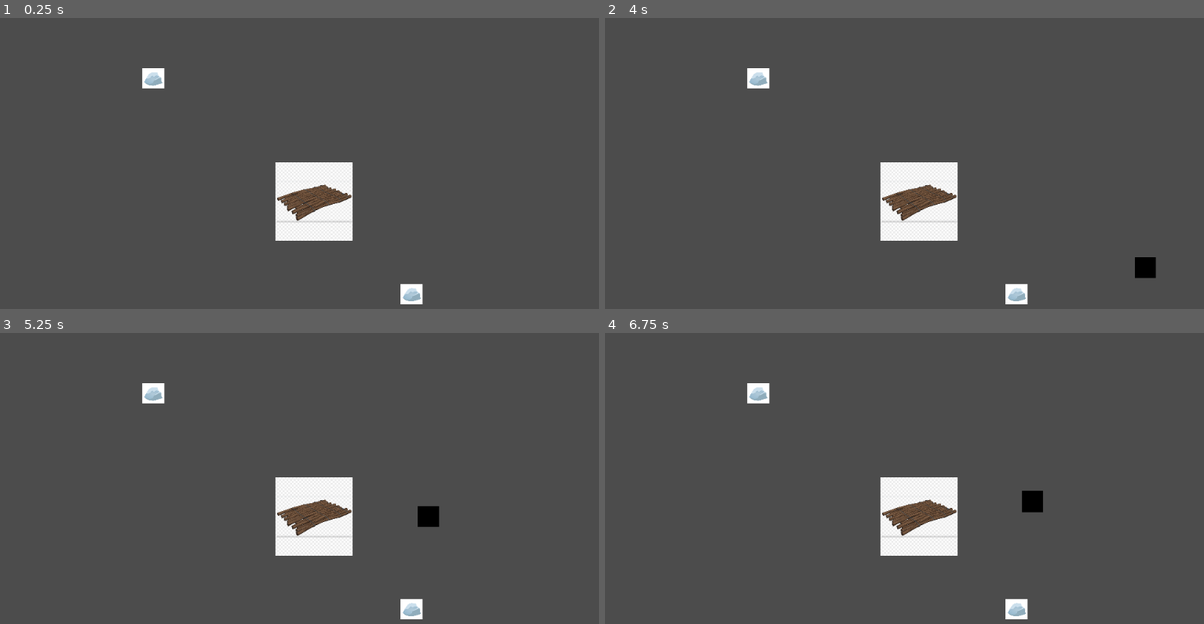
Above: before the commit, frames 1-4 (two rows, left to right).
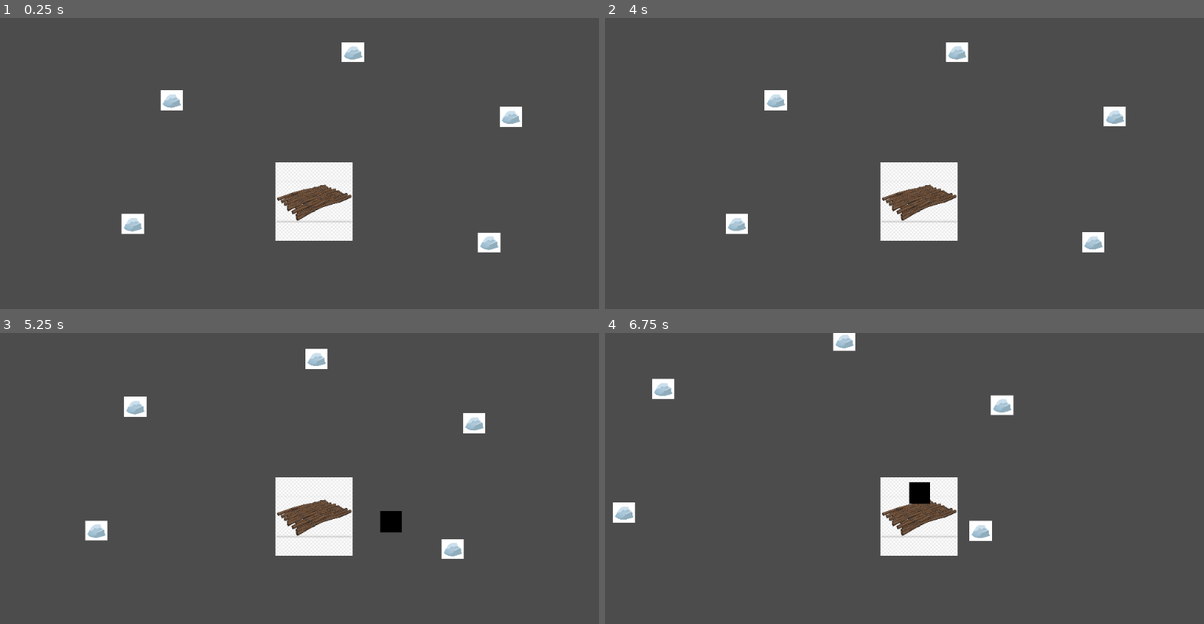
Above: after the commit, the same moments.

Repository: surgura/kwok5
Game: Godot game, scene res://world.tscn
Two runs of this game, one before a commit and one after it. Both use one fixed random seed, a clock stepped at 60 frames per second and the inputs below.
Inputs (mouse positions are in pixels of both pictures, inside the frame that each line leads up to):
- Up to frame 1 (0.25 s): no input
- Up to frame 2 (4 s): tap Enter at 0.5, 3.5 s; move the mouse to (1054, 183) at 0.52 s; click (1054, 183) at 0.6 s; move the mouse to (790, 218) at 1.27 s; click (790, 218) at 1.35 s; tap Space at 2 s; move the mouse to (982, 119) at 2.02 s; click (982, 119) at 2.1 s; move the mouse to (886, 274) at 2.77 s; click (886, 274) at 2.85 s; move the mouse to (1108, 256) at 3.52 s; click (1108, 256) at 3.6 s
- Up to frame 3 (5.25 s): move the mouse to (125, 461) at 4.27 s; click (125, 461) at 4.35 s; move the mouse to (347, 516) at 5.02 s; click (347, 516) at 5.1 s
- Up to frame 4 (6.75 s): move the mouse to (826, 426) at 5.77 s; click (826, 426) at 5.85 s; move the mouse to (1054, 498) at 6.52 s; click (1054, 498) at 6.6 s

The runs differ from the first frame. In frame 1, 1.9% of the frame differs, in the area x 20-88%, y 8-99%; in frame 2, 2.1%; in frame 3, 2.3%; in frame 4, 2.4%, in the area x 1-74%, y 0-99%.

Commit message:
Add rock shark plank items

Diff:
--- a/godot/floating_items/floating_item.gd
+++ b/godot/floating_items/floating_item.gd
@@ -1,14 +1,8 @@
 extends RigidBody2D
 
-var is_fixed : bool = true # Very heavy objects (e.g. rocks, or your mom) are fixed in place.
-var destroy_on_impact : bool = false
-export(bool) var is_being_reeled = false
-export(bool) var can_release_hook = false
-
-func _init(is_fixed : bool = true, destroy_on_impact : bool = false, can_release_hook : bool = true).():
-	self.is_fixed = is_fixed
-	self.destroy_on_impact = destroy_on_impact
-	self.can_release_hook = can_release_hook
+export(bool) var destroy_on_impact : bool = false
+export(bool) var can_release_hook : bool = false
+export(bool) var is_being_reeled : bool = false
 
 # The damage this item deals to the raft.
 func get_damage(ship_weight : float, ship_velocity : Vector2, inventory : Object) -> float:
--- /dev/null
+++ b/godot/floating_items/rock.tscn
@@ -0,0 +1,21 @@
+[gd_scene load_steps=4 format=2]
+
+[ext_resource path="res://floating_items/rock.gd" type="Script" id=1]
+[ext_resource path="res://rock.png" type="Texture" id=2]
+
+[sub_resource type="CircleShape2D" id=1]
+radius = 16.8987
+
+[node name="rock" type="RigidBody2D"]
+collision_layer = 3
+collision_mask = 3
+mode = 1
+script = ExtResource( 1 )
+can_release_hook = true
+
+[node name="sprite" type="Sprite" parent="."]
+scale = Vector2( 0.153076, 0.153076 )
+texture = ExtResource( 2 )
+
+[node name="collision_shape" type="CollisionShape2D" parent="."]
+shape = SubResource( 1 )
--- a/godot/floating_items/shark.gd
+++ b/godot/floating_items/shark.gd
@@ -1,7 +1,4 @@
 extends "res://floating_items/floating_item.gd"
 
-func _init().(false, true, false):
-	pass
-
-func get_damage(ship_weight, ship_velocity : Vector2, inventory_items : Array) -> float:
-	return 6.0 #TODO: Less damage when having shark repellant.
+func get_base_damage() -> float:
+	return 6.0
--- a/godot/floating_items/floating_item.tscn
+++ b/godot/floating_items/shark.tscn
@@ -1,16 +1,17 @@
 [gd_scene load_steps=4 format=2]
 
-[ext_resource path="res://floating_items/floating_item.gd" type="Script" id=1]
+[ext_resource path="res://floating_items/shark.gd" type="Script" id=1]
 [ext_resource path="res://rock.png" type="Texture" id=2]
 
 [sub_resource type="CircleShape2D" id=1]
 radius = 16.8987
 
-[node name="floating_item" type="RigidBody2D"]
+[node name="shark" type="RigidBody2D"]
 collision_layer = 3
 collision_mask = 3
 mode = 2
 script = ExtResource( 1 )
+destroy_on_impact = true
 
 [node name="sprite" type="Sprite" parent="."]
 scale = Vector2( 0.153076, 0.153076 )
--- a/godot/floating_items/wooden_plank.gd
+++ b/godot/floating_items/wooden_plank.gd
@@ -1,6 +1,4 @@
 extends "res://floating_items/floating_item.gd"
 
-#TODO: Set weight in scene.
-
-func _init().(false, true):
-	pass
+func get_base_damage() -> float:
+	return 0.0
--- /dev/null
+++ b/godot/floating_items/wooden_plank.tscn
@@ -0,0 +1,20 @@
+[gd_scene load_steps=4 format=2]
+
+[ext_resource path="res://floating_items/wooden_plank.gd" type="Script" id=1]
+[ext_resource path="res://rock.png" type="Texture" id=2]
+
+[sub_resource type="CircleShape2D" id=1]
+radius = 16.8987
+
+[node name="wooden_plank" type="RigidBody2D"]
+collision_layer = 3
+collision_mask = 3
+mode = 2
+script = ExtResource( 1 )
+
+[node name="sprite" type="Sprite" parent="."]
+scale = Vector2( 0.153076, 0.153076 )
+texture = ExtResource( 2 )
+
+[node name="collision_shape" type="CollisionShape2D" parent="."]
+shape = SubResource( 1 )
--- a/godot/world.tscn
+++ b/godot/world.tscn
@@ -1,18 +1,14 @@
-[gd_scene load_steps=4 format=2]
+[gd_scene load_steps=6 format=2]
 
-[ext_resource path="res://floating_items/floating_item.tscn" type="PackedScene" id=1]
-[ext_resource path="res://raft.tscn" type="PackedScene" id=2]
-[ext_resource path="res://inventory/scenes/InventoryScene.tscn" type="PackedScene" id=3]
+[ext_resource path="res://raft.tscn" type="PackedScene" id=1]
+[ext_resource path="res://inventory/scenes/InventoryScene.tscn" type="PackedScene" id=2]
+[ext_resource path="res://floating_items/rock.tscn" type="PackedScene" id=3]
+[ext_resource path="res://floating_items/wooden_plank.tscn" type="PackedScene" id=4]
+[ext_resource path="res://floating_items/shark.tscn" type="PackedScene" id=5]
 
 [node name="world" type="Node2D"]
 
-[node name="trash" parent="." instance=ExtResource( 1 )]
-position = Vector2( -262.305, -201.415 )
-
-[node name="trash2" parent="." instance=ExtResource( 1 )]
-position = Vector2( 159.266, 151.209 )
-
-[node name="raft" parent="." instance=ExtResource( 2 )]
+[node name="raft" parent="." instance=ExtResource( 1 )]
 inventory_path = NodePath("../inventory")
 
 [node name="camera" type="Camera2D" parent="raft"]
@@ -20,4 +16,19 @@
 drag_margin_h_enabled = false
 drag_margin_v_enabled = false
 
-[node name="inventory" parent="." instance=ExtResource( 3 )]
+[node name="inventory" parent="." instance=ExtResource( 2 )]
+
+[node name="rock" parent="." instance=ExtResource( 3 )]
+position = Vector2( 285.601, 66.8073 )
+
+[node name="rock2" parent="." instance=ExtResource( 3 )]
+position = Vector2( 63.467, -243.847 )
+
+[node name="rock3" parent="." instance=ExtResource( 3 )]
+position = Vector2( -295.622, 36.744 )
+
+[node name="wooden_plank" parent="." instance=ExtResource( 4 )]
+position = Vector2( -232.155, -165.348 )
+
+[node name="shark" parent="." instance=ExtResource( 5 )]
+position = Vector2( 320.675, -138.625 )
